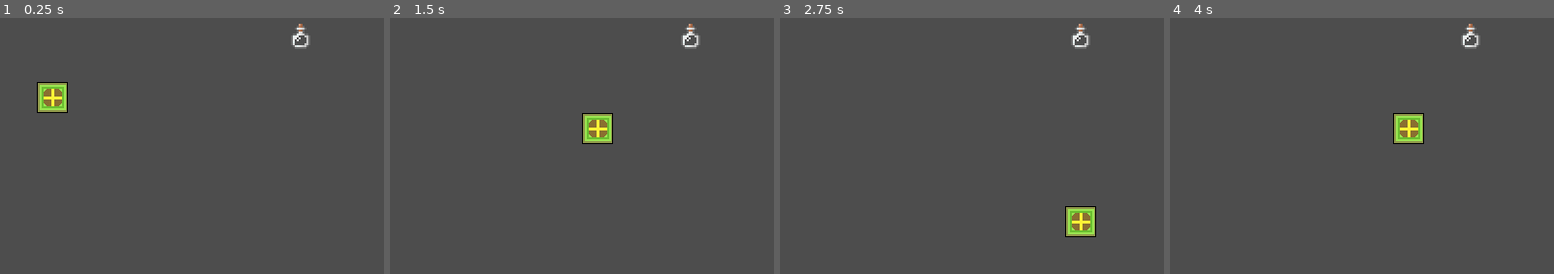
Above: before the commit, frames 1-4 (left to right).
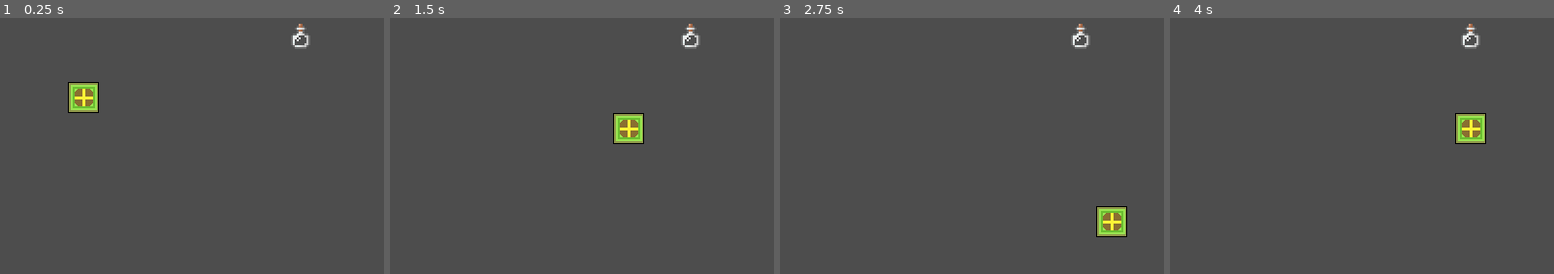
Above: after the commit, the same moments.

Repository: pocket-country/snek
Game: Godot game, scene res://gameplay/gameplay.tscn
Two runs of this game, one before a commit and one after it. Both use one fixed random seed, a clock stepped at 60 frames per second and the inputs below.
Inputs:
- Up to frame 1 (0.25 s): no input
- Up to frame 2 (1.5 s): hold Right (ui_right) 0.53-1.28 s; hold Down (ui_down) from 1.28 s (still down)
- Up to frame 3 (2.75 s): release Down (ui_down) at 2.03 s; hold Right (ui_right) from 2.03 s (still down)
- Up to frame 4 (4 s): release Right (ui_right) at 2.78 s; hold Up (ui_up) 2.78-3.53 s; hold Left (ui_left) from 3.53 s (still down)

The runs differ from the first frame. In frame 1, 2.0% of the frame differs, in the area x 9-26%, y 25-38%; in frame 2, 2.0%; in frame 3, 2.0%; in frame 4, 2.0%.

Commit message:
WIP through tutorial 5

Diff:
--- a/gameplay/gameplay.gd
+++ b/gameplay/gameplay.gd
@@ -1,4 +1,7 @@
 class_name Gameplay extends Node2D
+
+const gameover_scene:PackedScene = preload("res://menus/game_over.tscn")
+var gameover_menu:GameOver
 
 # vars to hold scenes (like snek head) note strong type declarations (class def in head script)
 @onready var head: Head = %Head as Head
@@ -16,16 +19,24 @@
 
 var snake_parts:Array[SnakePart] = []
 
+var score:int = 0
+
 # Called when the node enters the scene tree for the first time.
 func _ready() -> void:
+	# so that we start right away
+	time_since_last_move = time_between_moves
+
 	#connect some signals from other scenes
 	head.food_eaten.connect(_on_food_eaten)
+	head.collided_with_tail.connect(_on_collided_with_tail)
+
 	spawner.tail_added.connect(_on_tail_added)
+
 	# make our first little nibble
 	spawner.spawn_food()
 	# add the head to our snake parts array
 	# I guess we don't instantiate it like the others as it is arady added to the gameplay scene manually when we built this thing
-	#snake_parts.push_back(head)
+	snake_parts.push_back(head)
 	pass
 
 # Called every frame. 'delta' is the elapsed time since the previous frame.
@@ -61,13 +72,29 @@
 	head.move_to(new_position)
 	#print("Snake On The Move!", snake_ticks)
 	# roll through segments updating tail position
-	#for i in range(1, snake_parts.size(), 1):   # note don't get head at 0
-	#	snake_parts[i].move_to(snake_parts[i - 1].last_position)
+	for i in range(1, snake_parts.size(), 1):   # note don't get head at 0
+		snake_parts[i].move_to(snake_parts[i - 1].last_position)
 
 func _on_food_eaten():
-	print("gotcha")
+	# print("gotcha")
+	# Add a tail segment & new food.
 	spawner.call_deferred("spawn_food")
-	#spawner.call_deferred("spawn_tail",snake_parts[snake_parts.size() - 1].last_position)
+	spawner.call_deferred("spawn_tail",snake_parts[snake_parts.size() - 1].last_position)
+
+	#bump score
+	score += 1
+
+	# currently not making it speed up
+	#speed += 500;
+
 
 func _on_tail_added(tail:Tail):
 	snake_parts.push_back(tail)
+
+func _on_collided_with_tail():
+	# test to see if this has been instantiated already, if not do it.
+	# test is actually for null ...
+	if not gameover_menu:
+		gameover_menu = gameover_scene.instantiate() as GameOver
+		add_child(gameover_menu)
+		gameover_menu.set_score(score)
--- a/gameplay/head.gd
+++ b/gameplay/head.gd
@@ -1,11 +1,15 @@
 class_name Head extends SnakePart
 
 signal food_eaten
+signal collided_with_tail
+
 func _on_area_entered(area: Area2D) -> void:
 	if area.is_in_group("food"):
 		food_eaten.emit()
 		area.call_deferred("queue_free")
-
+	else:
+		# cause currently there is nothing else it could be ... but in the future!
+		collided_with_tail.emit()
 
 
 func _ready() -> void:
--- a/gameplay/tail.gd
+++ b/gameplay/tail.gd
@@ -1 +1,7 @@
 class_name Tail extends SnakePart
+
+@export var textures:Array[Texture]
+@onready var tailsprite: Sprite2D = $Sprite2D
+
+func _ready() -> void:
+	tailsprite.texture = textures.pick_random()
--- a/gameplay/tail.tscn
+++ b/gameplay/tail.tscn
@@ -1,12 +1,20 @@
-[gd_scene load_steps=4 format=3 uid="uid://dwydpwlea65v0"]
+[gd_scene load_steps=11 format=3 uid="uid://dwydpwlea65v0"]
 
 [ext_resource type="Script" path="res://gameplay/tail.gd" id="1_hr1fd"]
+[ext_resource type="Texture2D" uid="uid://ewgob1lvf0j3" path="res://gameplay/sprites/snBody1.png" id="2_45u5l"]
 [ext_resource type="Texture2D" uid="uid://dvnm5vuy4w52c" path="res://gameplay/sprites/snBody.png" id="2_q02m4"]
+[ext_resource type="Texture2D" uid="uid://ce1qa651rkhr" path="res://gameplay/sprites/snBody2.png" id="3_7j4xb"]
+[ext_resource type="Texture2D" uid="uid://mrjuudprpe53" path="res://gameplay/sprites/snBody3.png" id="4_d70u2"]
+[ext_resource type="Texture2D" uid="uid://f0mfy0nhg72l" path="res://gameplay/sprites/snBody4.png" id="5_qklv6"]
+[ext_resource type="Texture2D" uid="uid://do36aqn0q8p6g" path="res://gameplay/sprites/snBody5.png" id="6_2ywgg"]
+[ext_resource type="Texture2D" uid="uid://cd54vvj0jrapl" path="res://gameplay/sprites/snBody6.png" id="7_i7bym"]
+[ext_resource type="Texture2D" uid="uid://cjvvirntv7gh5" path="res://gameplay/sprites/snBody7.png" id="8_x0f8m"]
 
 [sub_resource type="CircleShape2D" id="CircleShape2D_qcuch"]
 
 [node name="Tail" type="Area2D"]
 script = ExtResource("1_hr1fd")
+textures = Array[Texture]([ExtResource("2_45u5l"), ExtResource("3_7j4xb"), ExtResource("4_d70u2"), ExtResource("5_qklv6"), ExtResource("6_2ywgg"), ExtResource("7_i7bym"), ExtResource("8_x0f8m")])
 
 [node name="Sprite2D" type="Sprite2D" parent="."]
 texture = ExtResource("2_q02m4")
--- /dev/null
+++ b/menus/game_over.gd
@@ -0,0 +1,28 @@
+class_name GameOver extends CanvasLayer
+
+@onready var score: Label = %ScoreLabel
+@onready var high_score: Label = %HighScoreLabel
+@onready var restart: Button = %RestartButton
+@onready var quit: Button = %QuitButton
+
+func set_score(n:int):
+	score.text = "Final Score: " + str(n)
+
+func _on_restart_button_pressed() -> void:
+	# works only 'cause we have a simple single scene game
+	# This also seems a bit clumsy. See notes in black book
+	get_tree().reload_current_scene()
+
+func _on_quit_button_pressed() -> void:
+	## at the moment I also have this wired to the esc (default) and q keys.
+	## TODO: move those bindings to load game over ...
+	get_tree().quit()
+
+func _notification(what: int) -> void:
+# there are _enter_tree() and _exit_tree() that wrap these specific notifications
+#
+	match what:
+		NOTIFICATION_ENTER_TREE:
+			get_tree().paused = true
+		NOTIFICATION_EXIT_TREE:
+			get_tree().paused = false
--- /dev/null
+++ b/menus/game_over.tscn
@@ -0,0 +1,74 @@
+[gd_scene load_steps=2 format=3 uid="uid://bfocralje7rna"]
+
+[ext_resource type="Script" path="res://menus/game_over.gd" id="1_e1r4i"]
+
+[node name="GameOver" type="CanvasLayer"]
+process_mode = 3
+script = ExtResource("1_e1r4i")
+
+[node name="Panel" type="Panel" parent="."]
+modulate = Color(1, 1, 1, 0.647059)
+anchors_preset = 15
+anchor_right = 1.0
+anchor_bottom = 1.0
+grow_horizontal = 2
+grow_vertical = 2
+
+[node name="HBoxContainer" type="HBoxContainer" parent="Panel"]
+layout_mode = 1
+anchors_preset = 15
+anchor_right = 1.0
+anchor_bottom = 1.0
+grow_horizontal = 2
+grow_vertical = 2
+alignment = 1
+
+[node name="VBoxContainer" type="VBoxContainer" parent="Panel/HBoxContainer"]
+layout_mode = 2
+alignment = 1
+
+[node name="GameOver" type="Label" parent="Panel/HBoxContainer/VBoxContainer"]
+layout_mode = 2
+theme_override_constants/shadow_offset_x = 4
+theme_override_constants/shadow_offset_y = 4
+theme_override_font_sizes/font_size = 72
+text = "GAME OVER"
+
+[node name="ScoreLabel" type="Label" parent="Panel/HBoxContainer/VBoxContainer"]
+unique_name_in_owner = true
+layout_mode = 2
+text = "Score: 0"
+horizontal_alignment = 1
+
+[node name="HighScoreLabel" type="Label" parent="Panel/HBoxContainer/VBoxContainer"]
+unique_name_in_owner = true
+layout_mode = 2
+text = "New High Score"
+horizontal_alignment = 1
+
+[node name="MarginContainer" type="MarginContainer" parent="Panel/HBoxContainer/VBoxContainer"]
+layout_mode = 2
+theme_override_constants/margin_left = 0
+theme_override_constants/margin_top = 20
+theme_override_constants/margin_right = 0
+theme_override_constants/margin_bottom = 20
+
+[node name="GridContainer" type="GridContainer" parent="Panel/HBoxContainer/VBoxContainer/MarginContainer"]
+layout_mode = 2
+size_flags_horizontal = 4
+columns = 2
+
+[node name="RestartButton" type="Button" parent="Panel/HBoxContainer/VBoxContainer/MarginContainer/GridContainer"]
+unique_name_in_owner = true
+custom_minimum_size = Vector2(150, 0)
+layout_mode = 2
+text = "Play Again"
+
+[node name="QuitButton" type="Button" parent="Panel/HBoxContainer/VBoxContainer/MarginContainer/GridContainer"]
+unique_name_in_owner = true
+custom_minimum_size = Vector2(150, 0)
+layout_mode = 2
+text = "Quit"
+
+[connection signal="pressed" from="Panel/HBoxContainer/VBoxContainer/MarginContainer/GridContainer/RestartButton" to="." method="_on_restart_button_pressed"]
+[connection signal="pressed" from="Panel/HBoxContainer/VBoxContainer/MarginContainer/GridContainer/QuitButton" to="." method="_on_quit_button_pressed"]
--- a/snake_part.gd
+++ b/snake_part.gd
@@ -5,4 +5,4 @@
 func move_to(new_position:Vector2):
 	last_position = self.position
 	self.position = new_position
-	print("In SnakePart.move, position now ", self.position)
+	#print("In SnakePart.move, position now ", self.position)
Binary file added: gameplay/sprites/snBody1.png
Not shown, added: gameplay/sprites/snBody1.png.import
Binary file added: gameplay/sprites/snBody2.png
Not shown, added: gameplay/sprites/snBody2.png.import
Binary file added: gameplay/sprites/snBody3.png
Not shown, added: gameplay/sprites/snBody3.png.import
Binary file added: gameplay/sprites/snBody4.png
Not shown, added: gameplay/sprites/snBody4.png.import
Binary file added: gameplay/sprites/snBody5.png
Not shown, added: gameplay/sprites/snBody5.png.import
Binary file added: gameplay/sprites/snBody6.png
Not shown, added: gameplay/sprites/snBody6.png.import
(and 2 more such lines)
